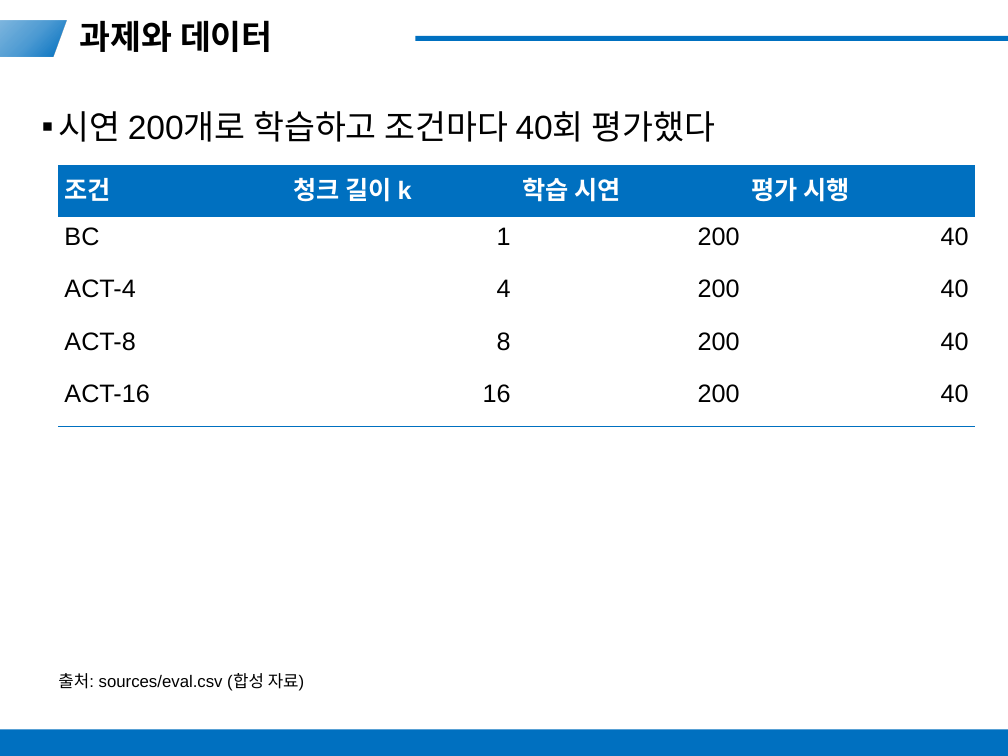
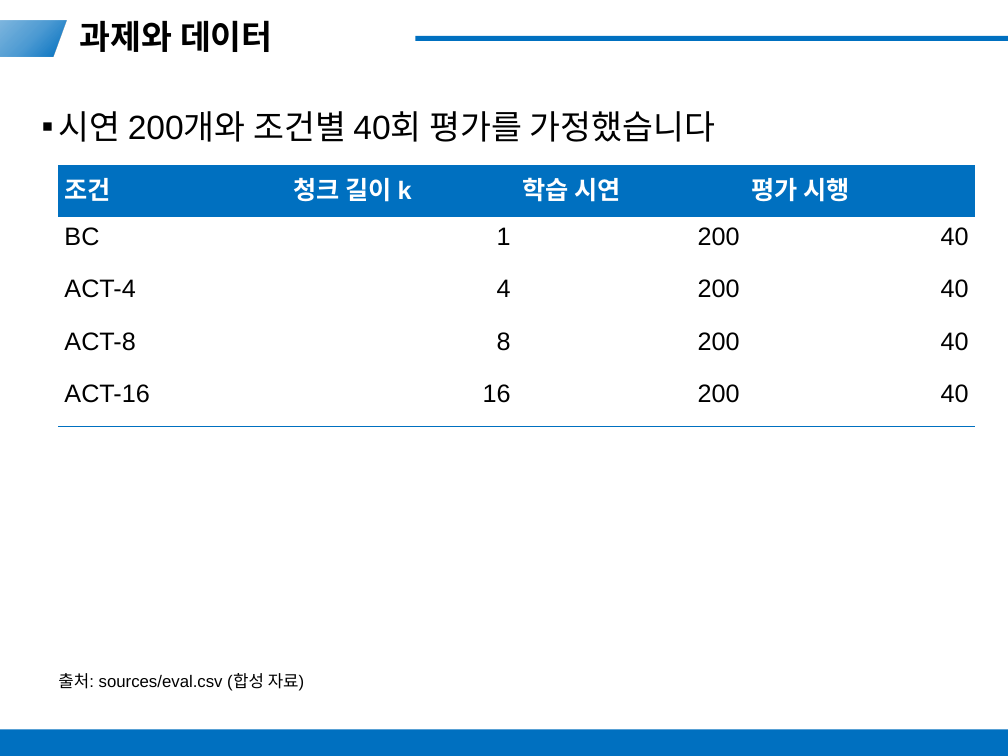
Before and after one commit to ahrism10M501/ppt_gener_harness, a slide deck: slide 12 of tasks/261011-example-il-progress/20261011_모방학습_진행_보고.pptx (slide 6 before the commit). Drawn at 1008x756 pixels with LibreOffice and Linux fonts; fonts in the diff are those of the drawing. Boxes give left, top, right and bottom in pixels: in the first picture for what was removed or moved away, otherwise in the second. Text is boxed around its words. In the diff, an @@ line names an element or a change of style, - is before the commit and + after.

```diff
--- a/tasks/261011-example-il-progress/20261011_모방학습_진행_보고.pptx
+++ b/tasks/261011-example-il-progress/20261011_모방학습_진행_보고.pptx
@@ text at <box>58,111,716,142</box>: text changed @@
-▪ 시연 200개로 학습하고 조건마다 40회 평가했다
+▪ 시연 200개와 조건별 40회 평가를 가정했습니다
```
Also in this commit, not shown: 7 other slides changed, 10 slides added, 2 slides removed, 30 other files.
